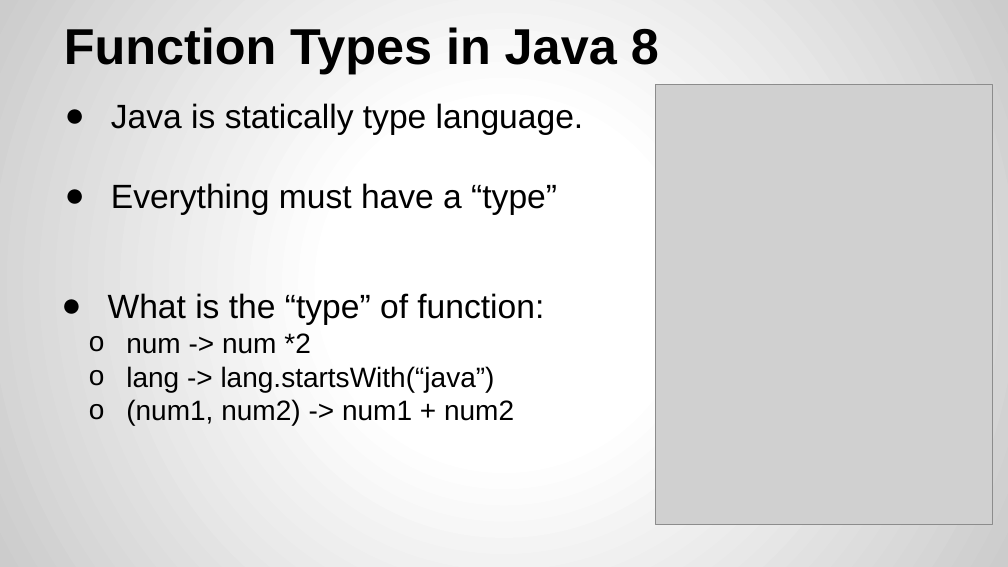
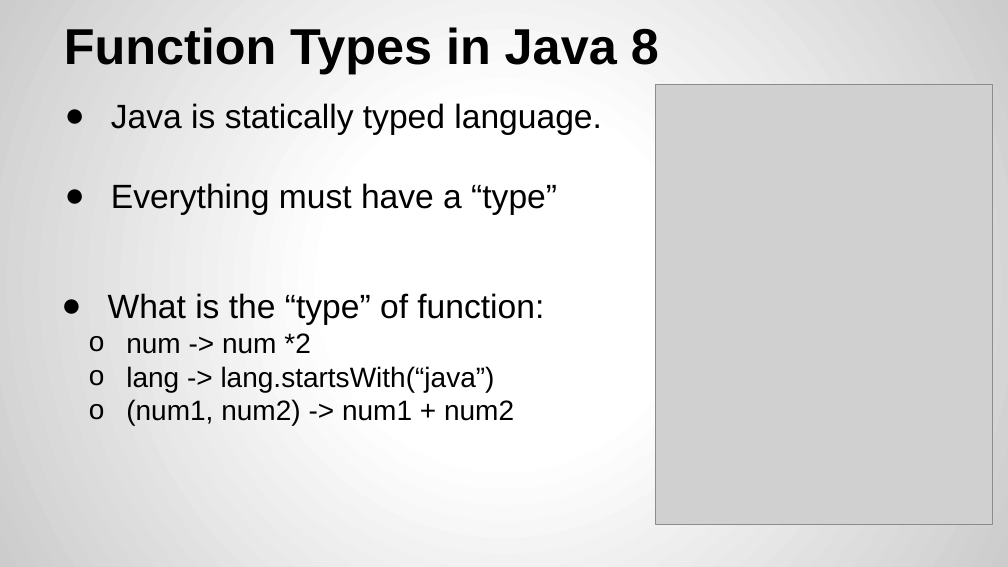
Before and after one commit to yogeshrnaik/presentations, a slide deck: slide 14 of Functional Programming with Java 8.pptx. Drawn at 1008x567 pixels with LibreOffice and Linux fonts; fonts in the diff are those of the drawing; grey boxes stand for pictures. Boxes give left, top, right and bottom in pixels: in the first picture for what was removed or moved away, otherwise in the second. Text is boxed around its words. In the diff, an @@ line names an element or a change of style, - is before the commit and + after.

```diff
--- a/Functional Programming with Java 8.pptx
+++ b/Functional Programming with Java 8.pptx
@@ text at (111,103,602,135): text changed @@
-● Java is statically type language.
+● Java is statically typed language.
```
Also in this commit, not shown: 6 other slides changed.
